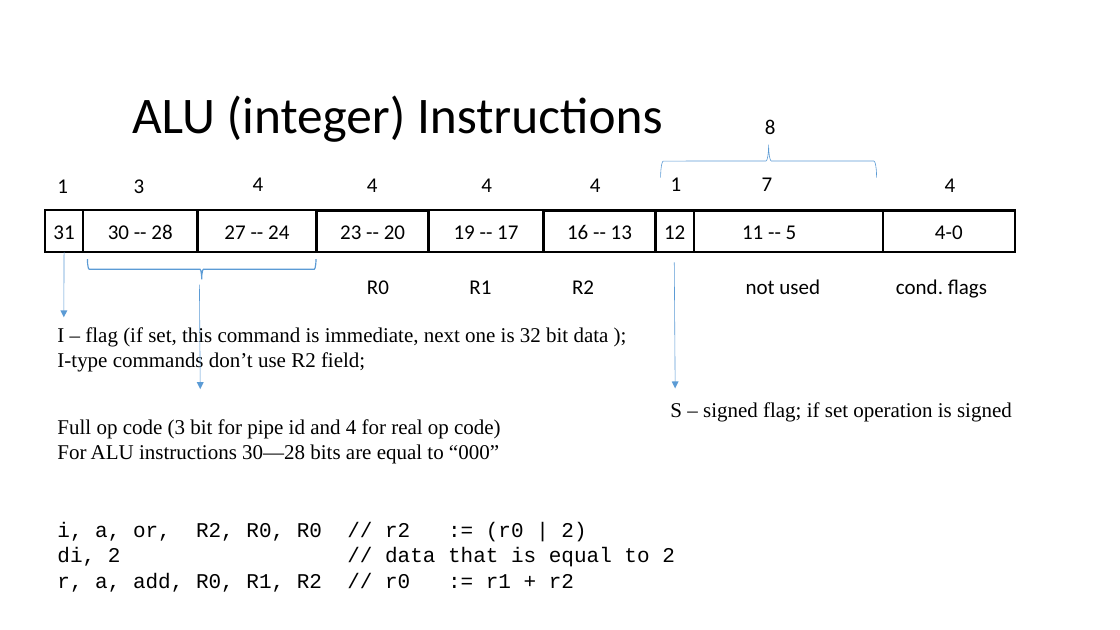
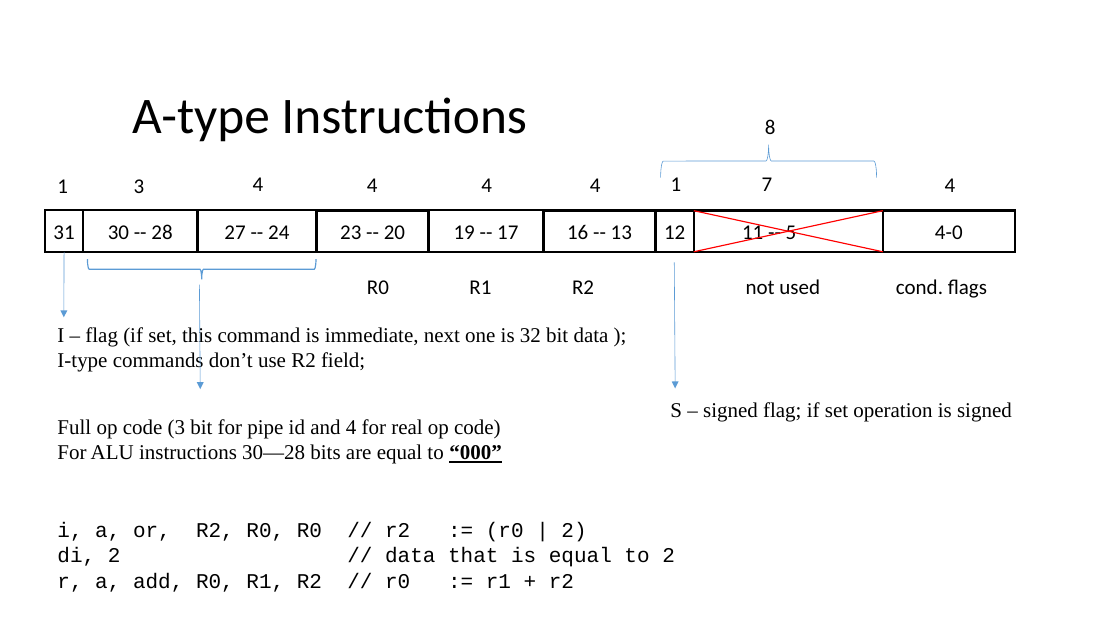
Before and after one commit to FROL256/argon-cpu, a slide deck: slide 2 of DOC/01_isa_encoding.pptx. Drawn at 1120x630 pixels with LibreOffice and Linux fonts; fonts in the diff are those of the drawing. Boxes give left, top, right and bottom in pixels: in the first picture for what was removed or moved away, otherwise in the second. Text is boxed around its words. In the diff, an @@ line names an element or a change of style, - is before the commit and + after.

Commit message:
remove cf flag from assembly; add c-type instruction to isa doc;

```diff
--- a/DOC/01_isa_encoding.pptx
+++ b/DOC/01_isa_encoding.pptx
@@ title at (132,97,527,142): text changed @@
-ALU (integer) Instructions
+A-type Instructions
@@ line added from (694, 211) to (883, 252), #FF0000 1 pt @@
@@ line added from (694, 252) to (883, 211), #FF0000 1 pt @@
@@ text at (57,444,501,464): bold on, underline on in "“000”" @@
```
Also in this commit, not shown: 1 other slide changed, 1 slide added, 8 other files.
